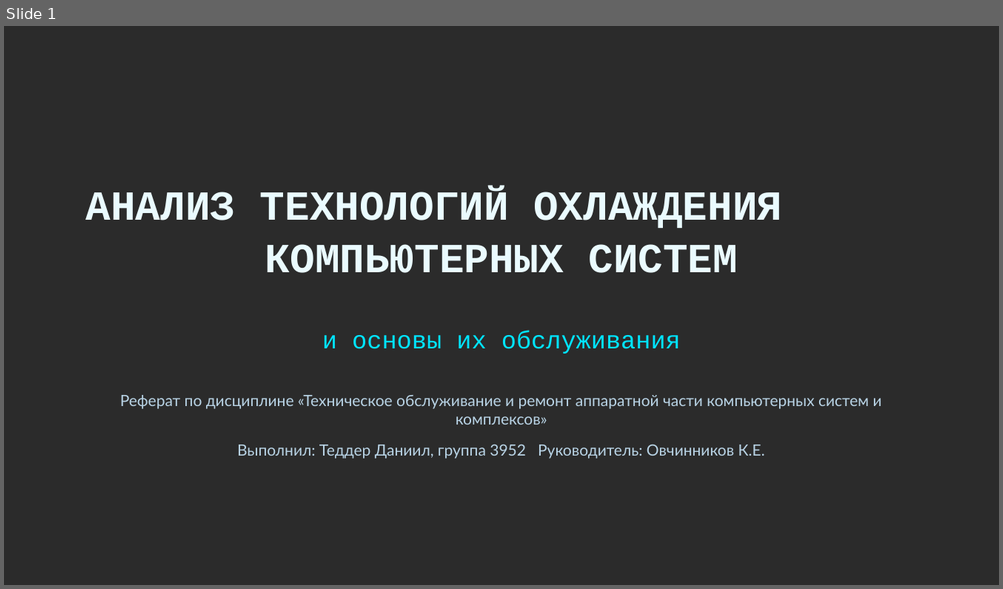
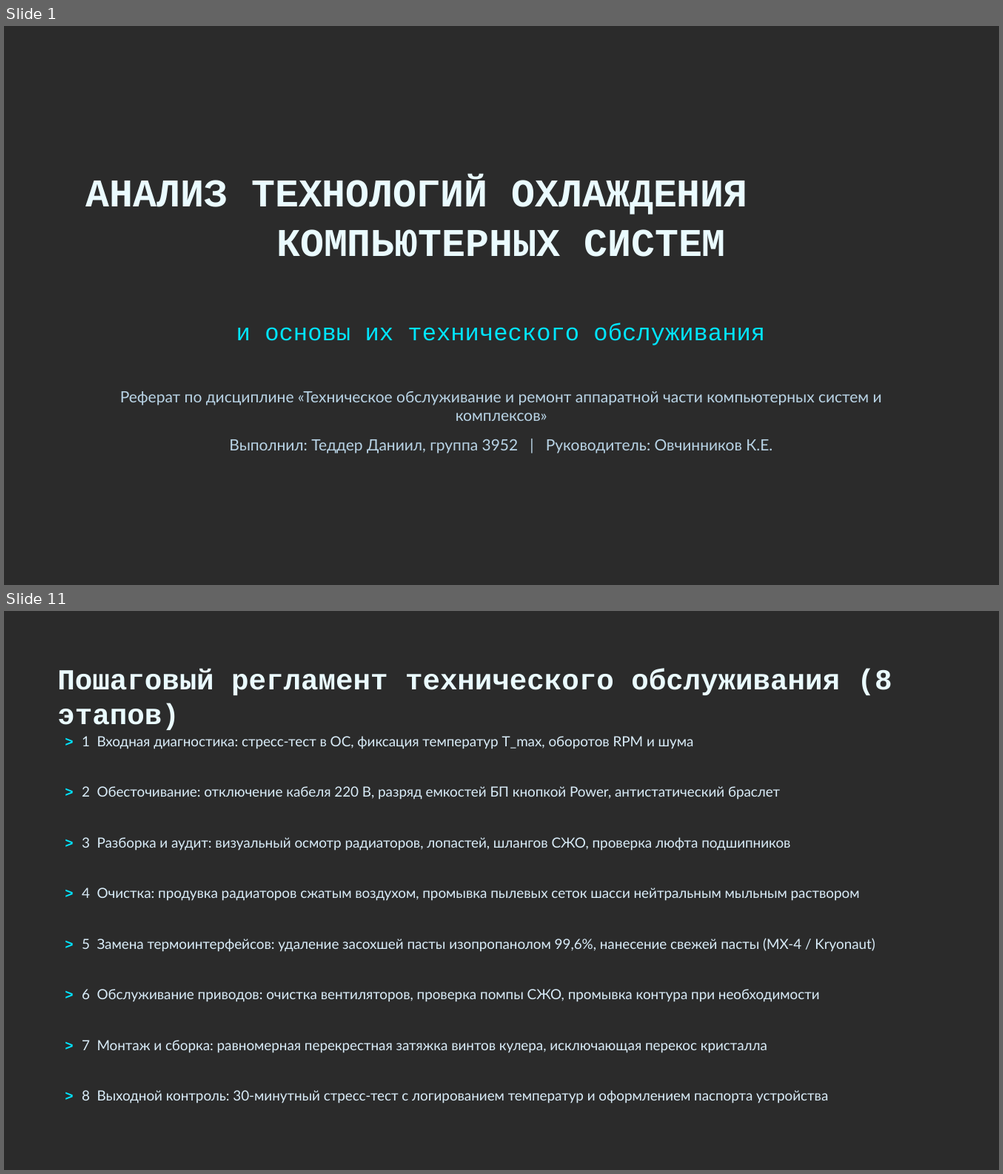
Before and after one commit to Danjar2005/Referat-Ovechka, a slide deck: ОВЧ-ЭКЗ/Итоговые работы/3952_Теддер_Д_ОхлаждениеКомпьютерныхСистем_Презентация.pptx. Shown one above the other, each under a label of ours: slide 1 before the commit, slides 1 and 11 after it; the slides between them are not shown. The pictures are 1003x589 and 1003x1174 pixels, drawn with LibreOffice and Linux fonts; fonts in the diff are those of the drawing; background and template pictures are left out; a plain dark background stands for a picture behind light text. Boxes give left, top, right and bottom in pixels: in the first picture for what was removed or moved away, otherwise in the second. Text is boxed around its words. In the diff, an @@ line names an element or a change of style, - is before the commit and + after.

```diff
--- a/ОВЧ-ЭКЗ/Итоговые работы/3952_Теддер_Д_ОхлаждениеКомпьютерныхСистем_Презентация.pptx
+++ b/ОВЧ-ЭКЗ/Итоговые работы/3952_Теддер_Д_ОхлаждениеКомпьютерныхСистем_Презентация.pptx
@@ slide 11 added at [4,611,999,1170], background picture (left out) @@
@@ text added at [57,669,892,730], 28 pt, text #EAFBFF, bold @@
+Пошаговый регламент технического обслуживания (8 этапов)
@@ text added at [82,736,694,749], 13.5 pt, text #D9ECF8 @@
+> 1 Входная диагностика: стресс-тест в ОС, фиксация температур T_max, оборотов RPM и шума
@@ text added at [82,786,780,800], 13.5 pt, text #D9ECF8 @@
+> 2 Обесточивание: отключение кабеля 220 В, разряд емкостей БП кнопкой Power, антистатический браслет
@@ text added at [82,837,790,851], 13.5 pt, text #D9ECF8 @@
+> 3 Разборка и аудит: визуальный осмотр радиаторов, лопастей, шлангов СЖО, проверка люфта подшипников
@@ text added at [82,888,859,901], 13.5 pt, text #D9ECF8 @@
+> 4 Очистка: продувка радиаторов сжатым воздухом, промывка пылевых сеток шасси нейтральным мыльным раствором
@@ text added at [82,938,875,952], 13.5 pt, text #D9ECF8 @@
+> 5 Замена термоинтерфейсов: удаление засохшей пасты изопропанолом 99,6%, нанесение свежей пасты (MX-4 / Kryonaut)
@@ text added at [82,989,819,1002], 13.5 pt, text #D9ECF8 @@
+> 6 Обслуживание приводов: очистка вентиляторов, проверка помпы СЖО, промывка контура при необходимости
@@ text added at [82,1040,767,1054], 13.5 pt, text #D9ECF8 @@
+> 7 Монтаж и сборка: равномерная перекрестная затяжка винтов кулера, исключающая перекос кристалла
@@ text added at [82,1091,828,1104], 13.5 pt, text #D9ECF8 @@
+> 8 Выходной контроль: 30-минутный стресс-тест с логированием температур и оформлением паспорта устройства
@@ slide 1 changed as well @@
@@ text "АНАЛИЗ ТЕХНОЛОГИЙ ОХЛАЖДЕНИЯ КОМПЬЮТЕРНЫХ СИСТЕМ": place and size @@
-text "АНАЛИЗ ТЕХНОЛОГИЙ ОХЛАЖДЕНИЯ КОМПЬЮТЕРНЫХ СИСТЕМ" at [86,190,782,273]
+text "АНАЛИЗ ТЕХНОЛОГИЙ ОХЛАЖДЕНИЯ КОМПЬЮТЕРНЫХ СИСТЕМ" at [86,178,747,257]
@@ text "АНАЛИЗ ТЕХНОЛОГИЙ ОХЛАЖДЕНИЯ КОМПЬЮТЕРНЫХ СИСТЕМ" at [86,178,747,257]: size 40 to 38 pt @@
@@ text at [236,323,765,346]: text changed; size 24 to 23 pt @@
-и основы их обслуживания
+и основы их технического обслуживания
@@ text "Реферат по дисциплине «Техническое обслуживание ...": place and size @@
-text "Реферат по дисциплине «Техническое обслуживание ..." at [120,395,882,425]
+text "Реферат по дисциплине «Техническое обслуживание ..." at [120,392,882,421]
@@ text at [229,440,772,454]: text changed @@
-Выполнил: Теддер Даниил, группа 3952 Руководитель: Овчинников К.Е.
+Выполнил: Теддер Даниил, группа 3952 | Руководитель: Овчинников К.Е.
```
Also in this commit, not shown: 13 other slides added, 13 slides removed, 2 other files.
